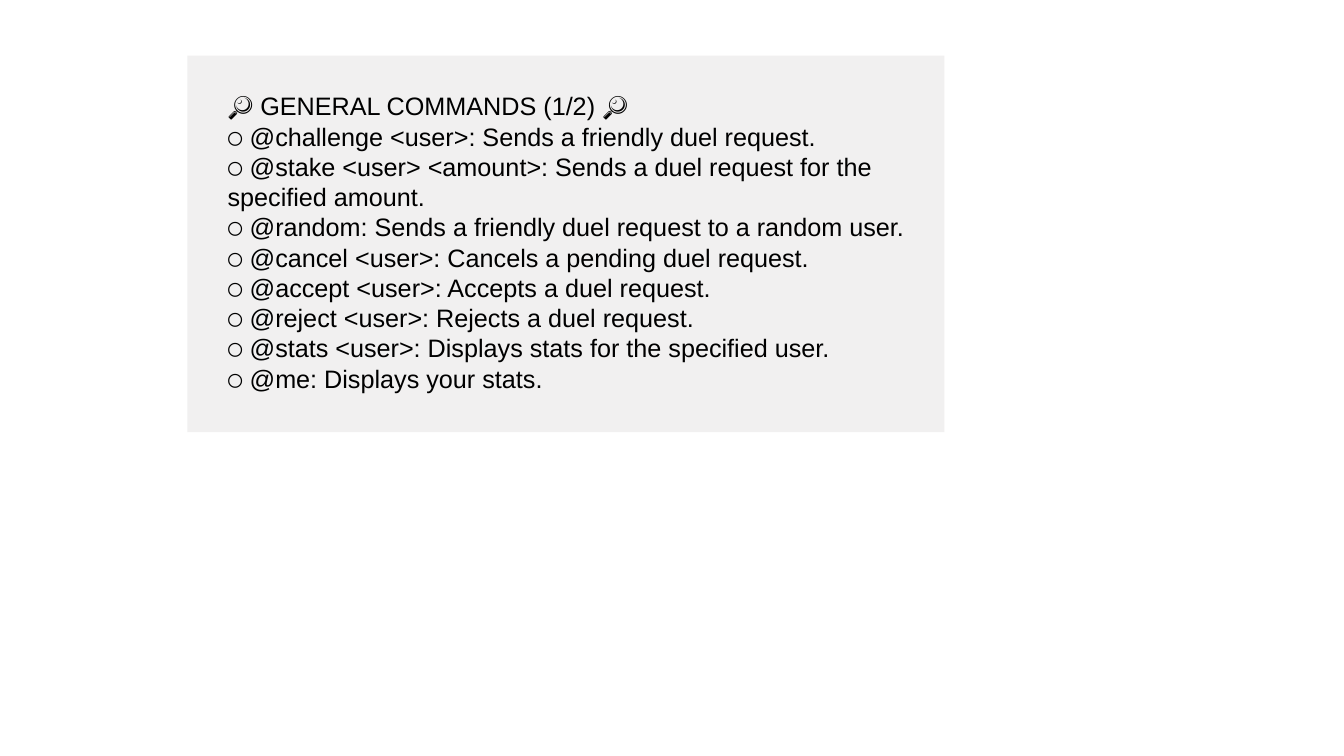
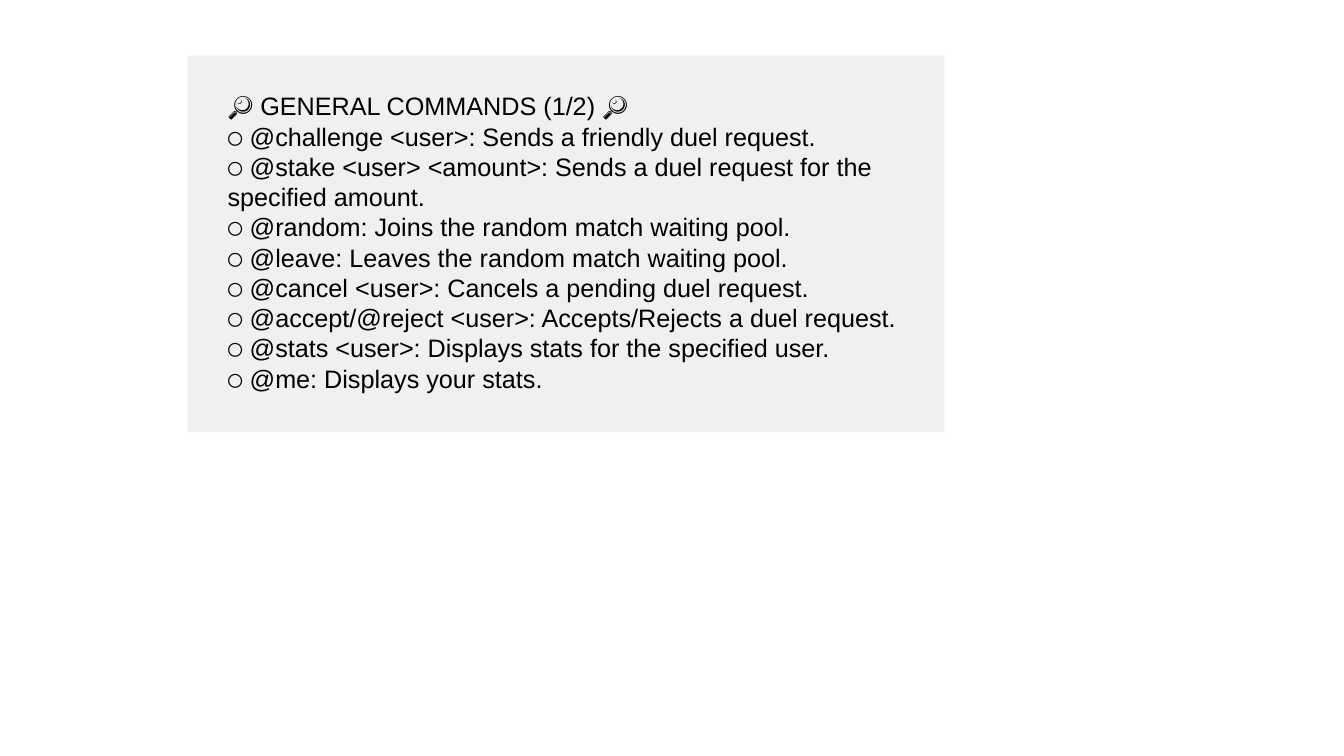
Before and after one commit to jeffjc97/The-Arena-Game, a slide deck: slide 1 of img/commands.pptx. Drawn at 1344x756 pixels with LibreOffice and Linux fonts; fonts in the diff are those of the drawing. Boxes give left, top, right and bottom in pixels: in the first picture for what was removed or moved away, otherwise in the second. Text is boxed around its words. In the diff, an @@ line names an element or a change of style, - is before the commit and + after.

```diff
--- a/img/commands.pptx
+++ b/img/commands.pptx
@@ text in rectangle at box(250, 217, 896, 393): text changed @@
-⚪ @random: Sends a friendly duel request to a random user.
-⚪ @cancel <user>: Cancels a pending duel request.
-⚪ @accept <user>: Accepts a duel request.
-⚪ @reject <user>: Rejects a duel request.
-⚪ @stats <user>: Displays stats for the specified user.
-⚪ @me: Displays your stats.
+⚪ @random: Joins the random match waiting pool.
+⚪ @leave: Leaves the random match waiting pool.
+⚪ @cancel <user>: Cancels a pending duel request.
+⚪ @accept/@reject <user>: Accepts/Rejects a duel request.
+⚪ @stats <user>: Displays stats for the specified user.
+⚪ @me: Displays your stats.
```
Also in this commit, not shown: 1 other slide changed, 3 other files.
